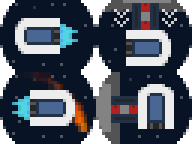
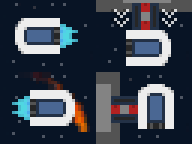
Comparing the layer stacks of the two 192×144 images. Changes:
painted on "Layer 1 copy" over (x1=96, y1=0, x2=192, y2=12)
painted on "Layer 1" over (x1=96, y1=72, x2=111, y2=144)
added layer "Layer 2" over (x1=0, y1=0, x2=192, y2=144)
